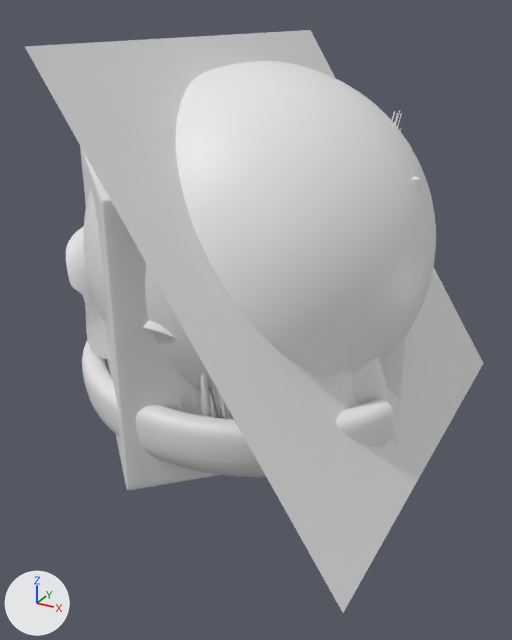
Two versions of the Blender file src/preview_object/shader_ball.blend, one commit apart.
One viewpoint serves both versions: a 50 mm camera at (0.265, -0.487, 0.175) aimed at (0.007, -0.018, -0.06). The lights are fixed; the arrows at lower left show +X, +Y and +Z.

The older version as bpy lines, for what is in view:
```python
me_cloth = bpy.data.meshes.new('CLOTH')
me_cloth.from_pydata(...)  # 4205 vertices, 4379 faces; spans x -0.126..0.14, y -0.142..0.144, z -0.149..0.085
me_cloth.polygons.foreach_set('use_smooth', [True] * 4379)
me_flat = bpy.data.meshes.new('FLAT')
me_flat.from_pydata([(0.157, -0.184, -0.155), (0.157, 0.187, -0.155), (-0.046, -0.184, 0.156), (-0.046, 0.187, 0.156)], [], [(1, 3, 2, 0)])
me_flat.materials.append(None)
me_sphere = bpy.data.meshes.new('SPHERE')
me_sphere.from_pydata(...)  # 114 vertices, 112 faces; spans x -0.145..0.146, y -0.147..0.145, z -0.141..0.143
me_sphere.polygons.foreach_set('use_smooth', [True] * 112)
me_sphere.materials.append(None)
ob_cloth = bpy.data.objects.new('CLOTH', me_cloth)
ob_cloth.location = (0.0, 0.0, 0.0)
_m = ob_cloth.modifiers.new('Subdivision', 'SUBSURF')
_m.levels = 2
ob_flat = bpy.data.objects.new('FLAT', me_flat)
ob_flat.location = (0.0, 0.0, 0.0)
_m = ob_flat.modifiers.new('Subdivision', 'SUBSURF')
_m.subdivision_type = 'SIMPLE'
_m.levels = 3
_m.render_levels = 3
ob_sphere = bpy.data.objects.new('SPHERE', me_sphere)
ob_sphere.location = (0.0, 0.0, 0.0)
_m = ob_sphere.modifiers.new('Subdivision', 'SUBSURF')
_m.levels = 3
# also in view: 'CUBE' at (-0.026, 0.0, -0.043); 'SHADERBALL' at (-0.005, 0.0, -0.015); 'HAIR' at (0.0, 0.0, 0.0)
```
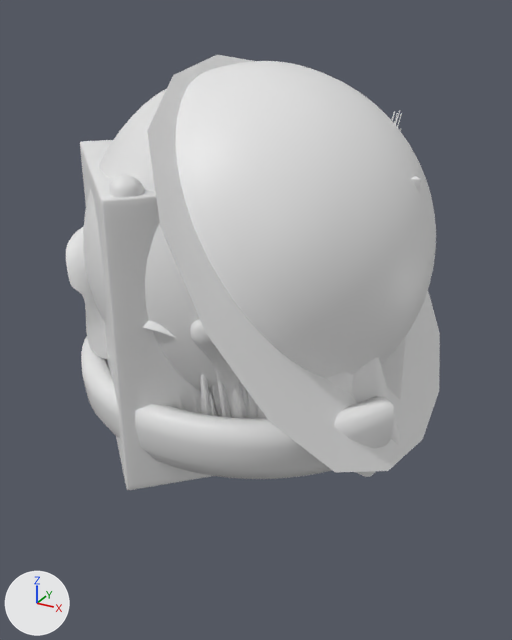
The change, as a list of edits to the scene's bpy script:
```text
Change ob_flat:
    where _m = ob_flat.modifiers.new('Subdivision', 'SUBSURF')
    remove _m.subdivision_type = 'SIMPLE'
    remove _m.levels = 3
```

Where the change shows, as pixel boxes (x1, y1, x2, y2) in the pictures (512 x 640 px):
'FLAT', modifiers changed (36% narrower, 28% shorter)
    before: (25, 30, 483, 613)
    after: (147, 55, 440, 472)
'FLUID', unchanged, uncovered by the edit
    before: (201, 298, 388, 419)
    after: (110, 175, 388, 419)
